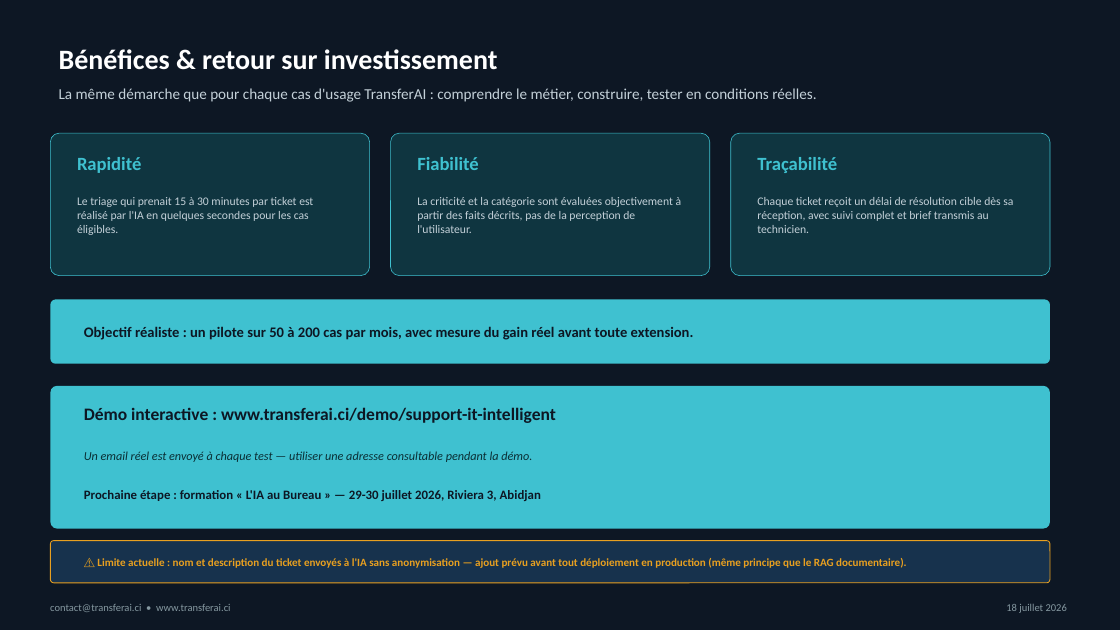
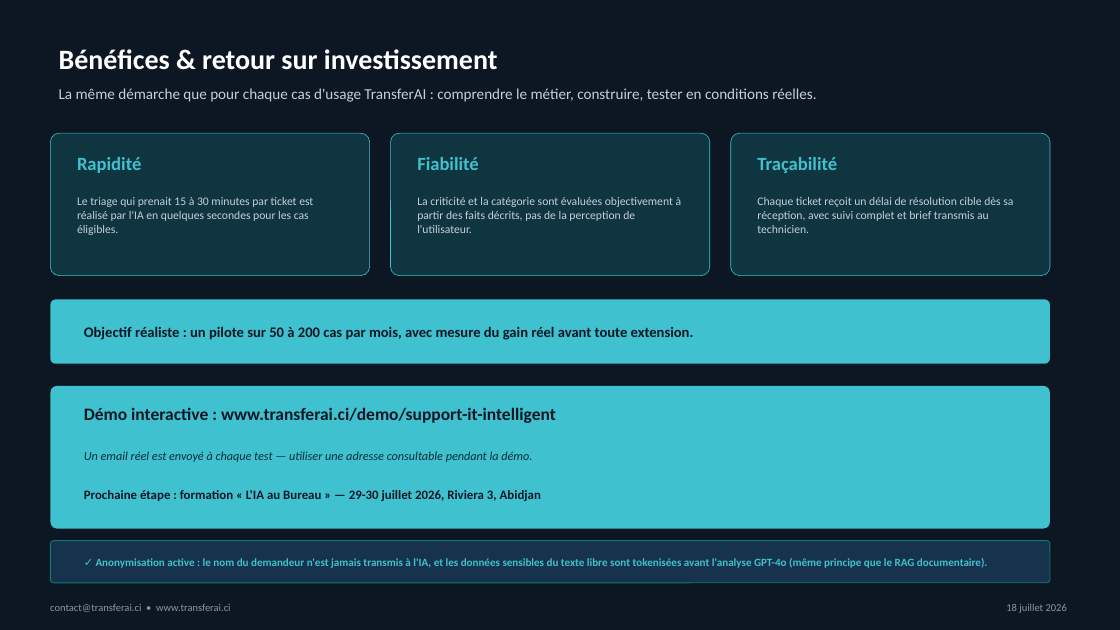
Before and after one commit to mayoro1972/connect-ia-bloom, a slide deck: slide 6 of docs/transferai-admin/Webinaire_Support_IT_Intelligent_GOUHO_Bi_Neantien_Jean_Baptiste.pptx. Drawn at 1120x630 pixels with LibreOffice and Linux fonts; fonts in the diff are those of the drawing. Boxes give left, top, right and bottom in pixels: in the first picture for what was removed or moved away, otherwise in the second. Text is boxed around its words. In the diff, an @@ line names an element or a change of style, - is before the commit and + after.

```diff
--- a/docs/transferai-admin/Webinaire_Support_IT_Intelligent_GOUHO_Bi_Neantien_Jean_Baptiste.pptx
+++ b/docs/transferai-admin/Webinaire_Support_IT_Intelligent_GOUHO_Bi_Neantien_Jean_Baptiste.pptx
@@ rounded rectangle at (50,541,1050,583): outline #E8A020 0.75 pt to #0D7D6B 0.75 pt @@
@@ text at (96,558,987,568): text changed; text colour #E8A020 to #3FC1D0 @@
-⚠ Limite actuelle : nom et description du ticket envoyés à l'IA sans anonymisation — ajout prévu avant tout déploiement en production (même principe que le RAG documentaire).
+✓ Anonymisation active : le nom du demandeur n'est jamais transmis à l'IA, et les données sensibles du texte libre sont tokenisées avant l'analyse GPT-4o (même principe que le RAG documentaire).
```
Also in this commit, not shown: 1 other file.
